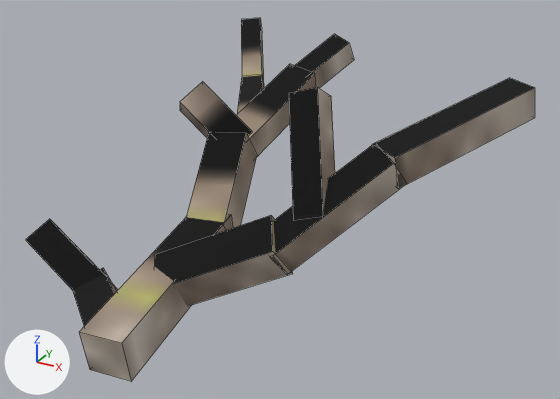
Renders of the OBJ model assets/mcme/models/block/ash_twig_branch_up.obj from each side of a commit.
Before and after are seen from a 50 mm lens placed at (2.63, -3.7, 2.06), pointed at (0.68, -0.17, 0.3). The lights are fixed; the arrows at lower left show +X, +Y and +Z. Mesh edges are drawn as thin lines. Where no turn or scale is listed for an object, it has been applied to the vertices.
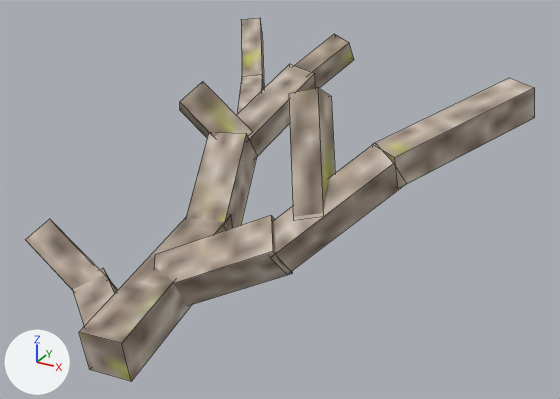
Patch to the scene script:
```diff
--- a/assets/mcme/models/block/ash_twig_branch_up.obj.py
+++ b/assets/mcme/models/block/ash_twig_branch_up.obj.py
@@ me_cube @@
 me_cube.from_pydata(...)  # 8 vertices, 6 faces; spans x 0.198..0.53, y -0.131..0.651, z 0.383..0.874
+# me_cube part 1: 6 kept faces spanning x 0.198..0.53, y -0.131..0.651, z 0.383..0.874 get new texture (UV) coordinates
 me_cube.materials.append(mat_m_3722afce_2475_6df4_1e92_dcadf5eef328)
@@ me_cube_001 @@
 me_cube_001.from_pydata(...)  # 8 vertices, 6 faces; spans x 0.381..1.092, y -1.098..-0.622, z -0.045..0.493
+# me_cube_001 part 2: 6 kept faces spanning x 0.381..1.092, y -1.098..-0.622, z -0.045..0.493 get new texture (UV) coordinates
 me_cube_001.materials.append(mat_m_3722afce_2475_6df4_1e92_dcadf5eef328)
@@ me_cube_002 @@
 me_cube_002.from_pydata(...)  # 8 vertices, 6 faces; spans x -0.049..0.562, y -1.492..-0.936, z -0.15..0.115
+# me_cube_002 part 3: 6 kept faces spanning x -0.049..0.562, y -1.492..-0.936, z -0.15..0.115 get new texture (UV) coordinates
 me_cube_002.materials.append(mat_m_3722afce_2475_6df4_1e92_dcadf5eef328)
@@ me_cube_003 @@
 me_cube_003.from_pydata(...)  # 8 vertices, 6 faces; spans x 0.902..1.502, y -0.905..-0.302, z 0.223..0.821
+# me_cube_003 part 4: 6 kept faces spanning x 0.902..1.502, y -0.905..-0.302, z 0.223..0.821 get new texture (UV) coordinates
 me_cube_003.materials.append(mat_m_3722afce_2475_6df4_1e92_dcadf5eef328)
@@ me_cube_004 @@
 me_cube_004.from_pydata(...)  # 8 vertices, 6 faces; spans x -0.412..0.146, y -1.17..-0.854, z -0.15..0.277
+# me_cube_004 part 5: 6 kept faces spanning x -0.412..0.146, y -1.17..-0.854, z -0.15..0.277 get new texture (UV) coordinates
 me_cube_004.materials.append(mat_m_3722afce_2475_6df4_1e92_dcadf5eef328)
@@ me_cube_005 @@
 me_cube_005.from_pydata(...)  # 8 vertices, 6 faces; spans x -0.07..0.414, y -0.175..0.113, z 0.408..0.875
+# me_cube_005 part 6: 6 kept faces spanning x -0.07..0.414, y -0.175..0.113, z 0.408..0.875 get new texture (UV) coordinates
 me_cube_005.materials.append(mat_m_3722afce_2475_6df4_1e92_dcadf5eef328)
@@ me_cube_006 @@
 me_cube_006.from_pydata(...)  # 8 vertices, 6 faces; spans x 0.876..1.231, y -0.74..-0.28, z 0.409..1.054
+# me_cube_006 part 7: 6 kept faces spanning x 0.876..1.231, y -0.74..-0.28, z 0.409..1.054 get new texture (UV) coordinates
 me_cube_006.materials.append(mat_m_3722afce_2475_6df4_1e92_dcadf5eef328)
@@ me_cube_007 @@
 me_cube_007.from_pydata(...)  # 8 vertices, 6 faces; spans x 0.298..0.624, y -1.528..-0.407, z -0.129..0.278
+# me_cube_007 part 8: 6 kept faces spanning x 0.298..0.624, y -1.528..-0.407, z -0.129..0.278 get new texture (UV) coordinates
 me_cube_007.materials.append(mat_m_3722afce_2475_6df4_1e92_dcadf5eef328)
@@ me_cube_008 @@
 me_cube_008.from_pydata(...)  # 8 vertices, 6 faces; spans x 1.318..1.932, y -0.494..0.365, z 0.629..1.024
+# me_cube_008 part 9: 6 kept faces spanning x 1.318..1.932, y -0.494..0.365, z 0.629..1.024 get new texture (UV) coordinates
 me_cube_008.materials.append(mat_m_3722afce_2475_6df4_1e92_dcadf5eef328)
@@ me_cube_009 @@
 me_cube_009.from_pydata(...)  # 8 vertices, 6 faces; spans x 0.177..0.541, y -0.585..0.055, z 0.054..0.624
+# me_cube_009 part 10: 6 kept faces spanning x 0.177..0.541, y -0.585..0.055, z 0.054..0.624 get new texture (UV) coordinates
 me_cube_009.materials.append(mat_m_3722afce_2475_6df4_1e92_dcadf5eef328)
@@ me_cube_010 @@
 me_cube_010.from_pydata(...)  # 8 vertices, 6 faces; spans x 0.351..0.656, y 0.505..0.931, z 0.681..1.034
+# me_cube_010 part 11: 6 kept faces spanning x 0.351..0.656, y 0.505..0.931, z 0.681..1.034 get new texture (UV) coordinates
 me_cube_010.materials.append(mat_m_3722afce_2475_6df4_1e92_dcadf5eef328)
@@ me_cube_011 @@
 me_cube_011.from_pydata(...)  # 8 vertices, 6 faces; spans x -0.156..0.379, y 0.073..0.889, z 0.478..0.694
+# me_cube_011 part 12: 6 kept faces spanning x -0.156..0.379, y 0.073..0.889, z 0.478..0.694 get new texture (UV) coordinates
 me_cube_011.materials.append(mat_m_3722afce_2475_6df4_1e92_dcadf5eef328)
@@ me_cube_012 @@
 me_cube_012.from_pydata(...)  # 8 vertices, 6 faces; spans x -0.462..-0.005, y 0.762..1.407, z 0.538..0.979
+# me_cube_012 part 13: 6 kept faces spanning x -0.462..-0.005, y 0.762..1.407, z 0.538..0.979 get new texture (UV) coordinates
 me_cube_012.materials.append(mat_m_3722afce_2475_6df4_1e92_dcadf5eef328)
```

Pixel boxes (x1, y1, x2, y2) of what changed, in the pictures (560 x 399 px):
part 1 of me_cube, surface changed: (236, 64, 316, 158) in both
part 2 of me_cube_001, surface changed: (154, 215, 293, 306) in both
part 3 of me_cube_002, surface changed: (72, 268, 117, 326) in both
part 4 of me_cube_003, surface changed: (270, 143, 400, 274) in both
part 5 of me_cube_004, surface changed: (26, 219, 117, 290) in both
part 6 of me_cube_005, surface changed: (180, 81, 252, 138) in both
part 7 of me_cube_006, surface changed: (289, 87, 335, 217) in both
part 8 of me_cube_007, surface changed: (79, 215, 233, 381) in both
part 9 of me_cube_008, surface changed: (372, 78, 535, 189) in both
part 10 of me_cube_009, surface changed: (186, 133, 257, 230) in both
part 11 of me_cube_010, surface changed (black to beige): (295, 34, 354, 88) in both
part 12 of me_cube_011, surface changed (black to grey): (237, 75, 264, 114) in both
part 13 of me_cube_012, surface changed: (241, 18, 264, 86) in both
